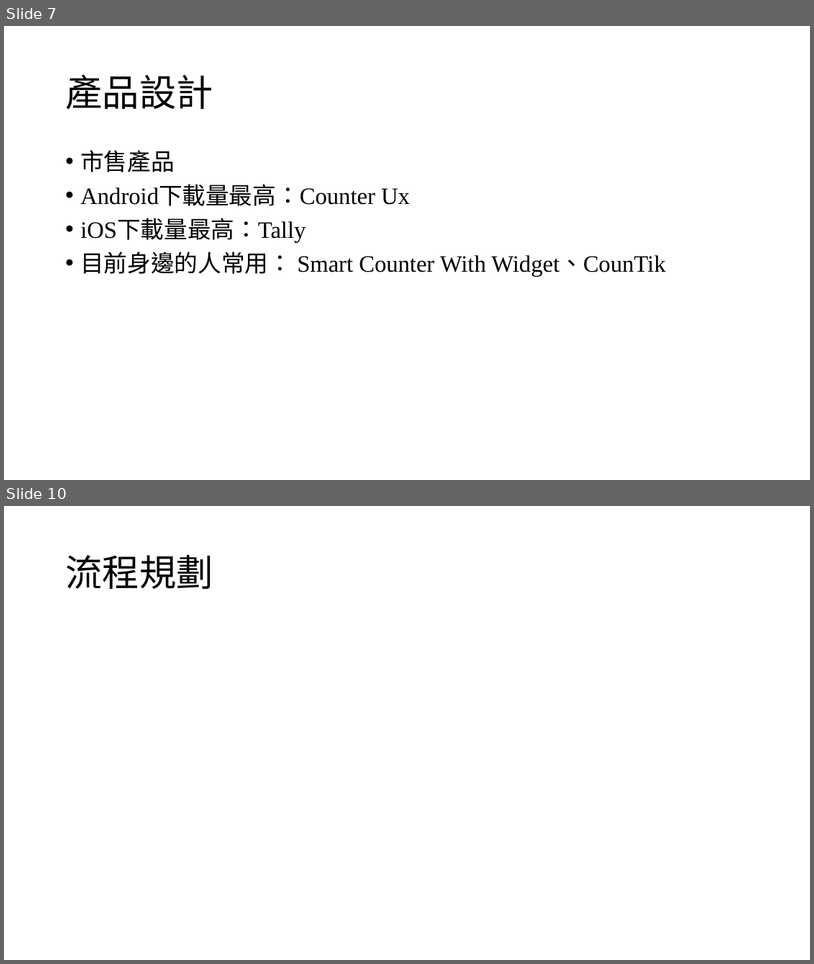
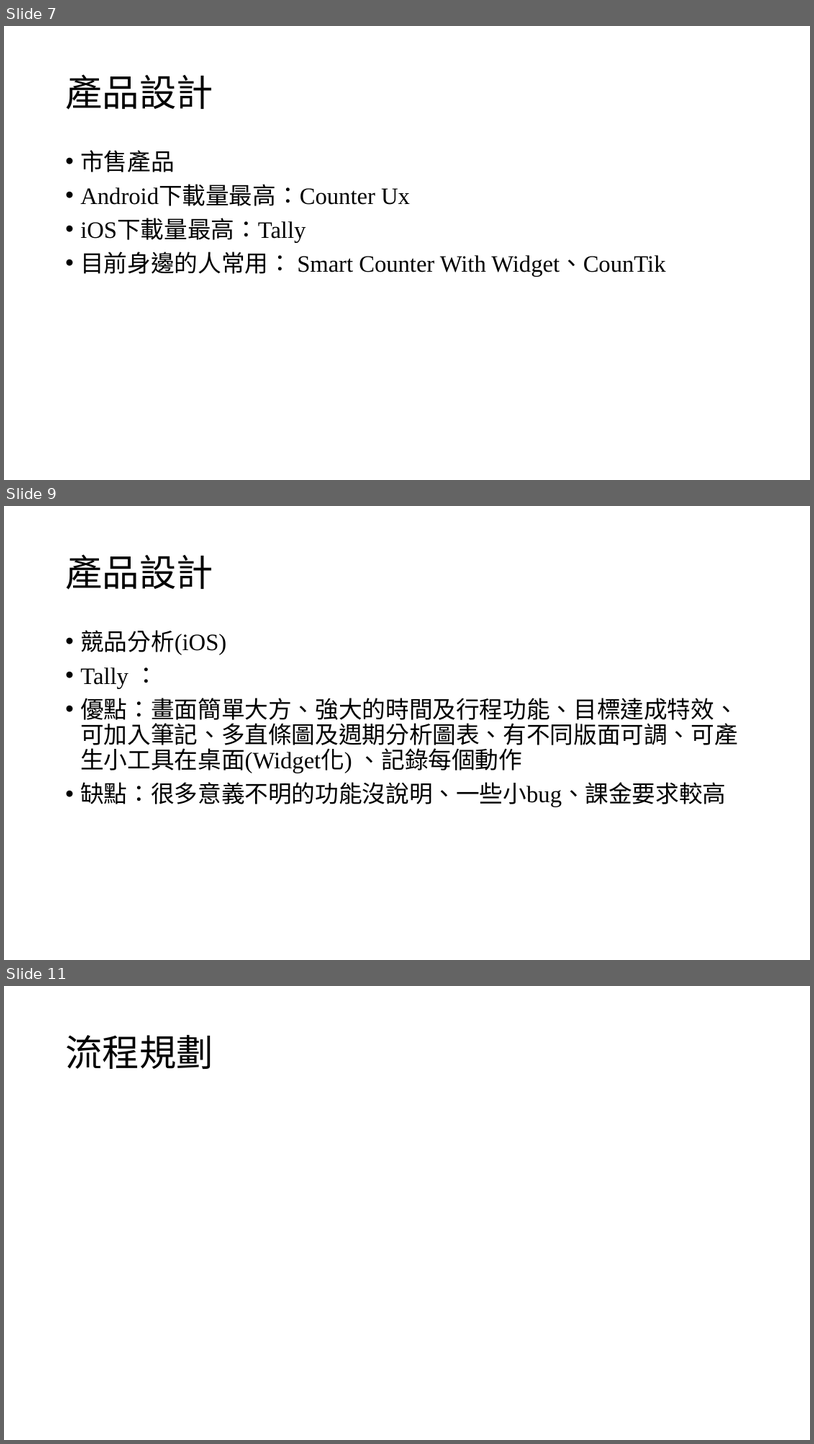
Before and after one commit to wubrother18/card_book_flutter, a slide deck: 小卡冊專案計劃.pptx. Shown one above the other, each under a label of ours: slides 7 and 10 before the commit, slides 7, 9 and 11 after it; the slides between them are not shown. The pictures are 814x964 and 814x1444 pixels, drawn with LibreOffice and Linux fonts; fonts in the diff are those of the drawing. Boxes give left, top, right and bottom in pixels: in the first picture for what was removed or moved away, otherwise in the second. Text is boxed around its words. In the diff, an @@ line names an element or a change of style, - is before the commit and + after.

```diff
--- a/小卡冊專案計劃.pptx
+++ b/小卡冊專案計劃.pptx
@@ slide 9 added at (x1=4, y1=506, x2=810, y2=960), background #FFFFFF @@
@@ title added at (x1=65, y1=554, x2=213, y2=590), 44 pt, text #000000 @@
+產品設計
@@ text added at (x1=80, y1=630, x2=738, y2=807), 28 pt, text #000000 @@
+• 競品分析(iOS)
+• Tally ：
+• 優點：畫面簡單大方、強大的時間及行程功能、目標達成特效、可加入筆記、多直條圖及週期分析圖表、有不同版面可調、可產生小工具在桌面(Widget化) 、記錄每個動作
+• 缺點：很多意義不明的功能沒說明、一些小bug、課金要求較高
@@ what was slide 10 is now slide 11 @@
```
Also in this commit, not shown: 4 slides changed, 4 other files.
